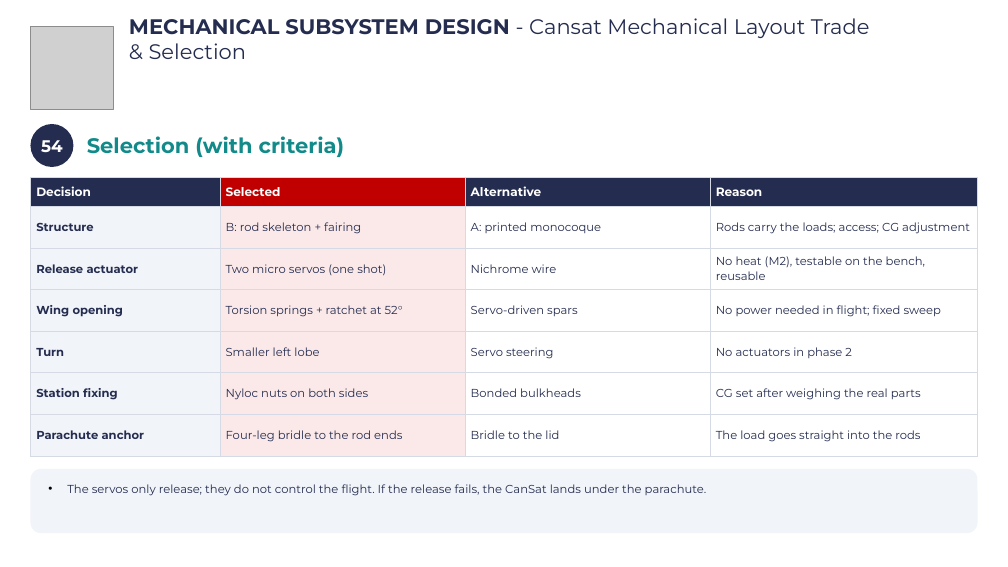
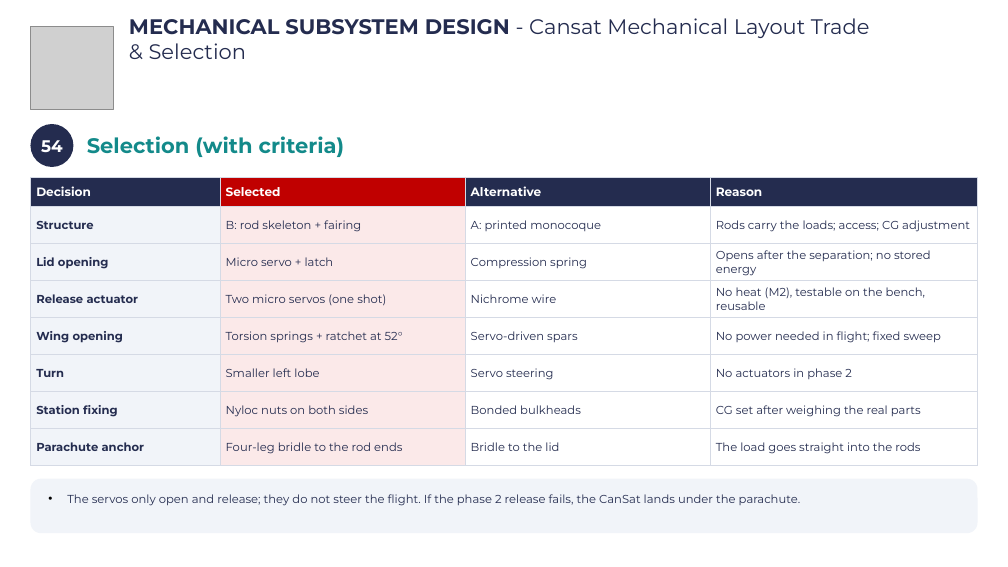
Before and after one commit to Caetano18/proyecto, a slide deck: slide 57 of cansat_pdr/laminas_plantilla/CanSat_PDR_Hermes_completo.pptx. Drawn at 1008x567 pixels with LibreOffice and Linux fonts; fonts in the diff are those of the drawing; grey boxes stand for pictures; background and template pictures are left out. Boxes give left, top, right and bottom in pixels: in the first picture for what was removed or moved away, otherwise in the second. Text is boxed around its words. In the diff, an @@ line names an element or a change of style, - is before the commit and + after.

```diff
--- a/cansat_pdr/laminas_plantilla/CanSat_PDR_Hermes_completo.pptx
+++ b/cansat_pdr/laminas_plantilla/CanSat_PDR_Hermes_completo.pptx
@@ table at bbox=[30, 178, 978, 466] @@
+row 3: Lid opening | Micro servo + latch | Compression spring | Opens after the separation; no stored energy
@@ rounded rectangle "The servos only open and ...": place and size @@
-rounded rectangle "The servos only open and ..." at bbox=[30, 469, 978, 533]
+rounded rectangle "The servos only open and ..." at bbox=[30, 479, 978, 533]
@@ rounded rectangle "The servos only open and ..." at bbox=[30, 479, 978, 533]: proportions changed @@
@@ text in rounded rectangle at bbox=[67, 494, 801, 506]: text changed @@
-• The servos only release; they do not control the flight. If the release fails, the CanSat lands under the parachute.
+• The servos only open and release; they do not steer the flight. If the phase 2 release fails, the CanSat lands under the parachute.
```
Also in this commit, not shown: 13 other slides changed, 23 other files.
